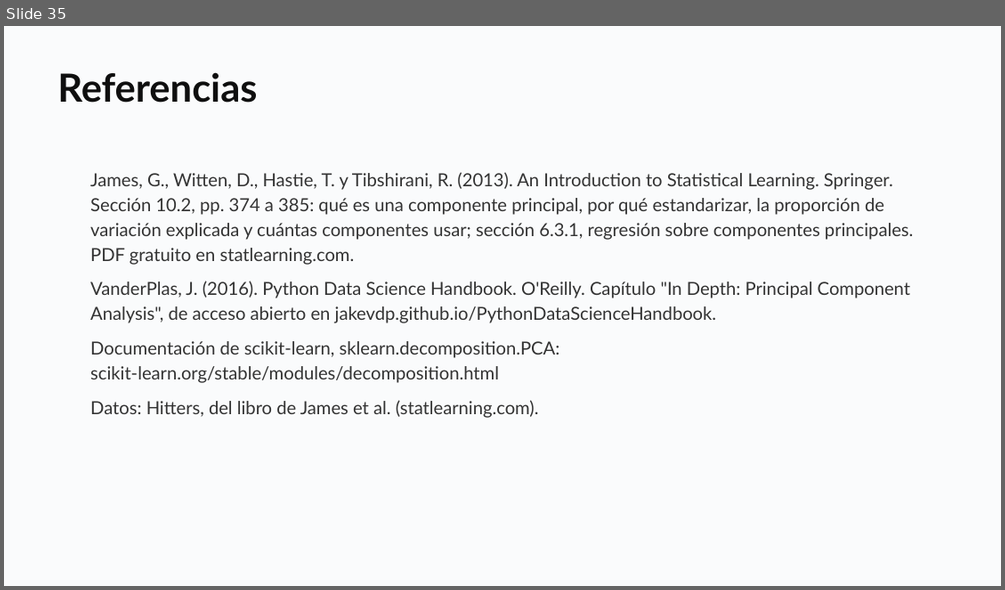
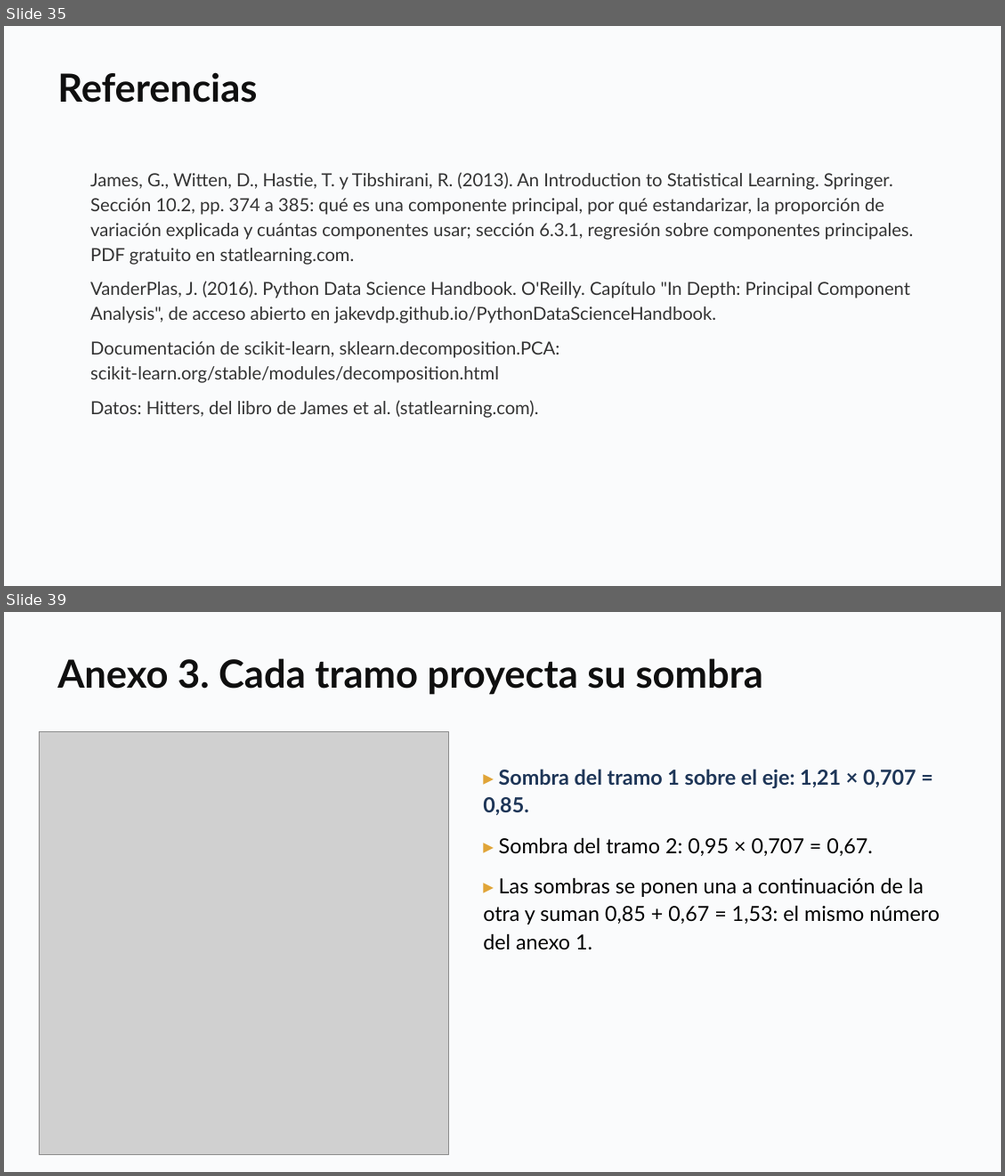
Before and after one commit to daniopitz/diplomado-cdd, a slide deck: presentaciones/clase08_componentes_principales.pptx. Shown one above the other, each under a label of ours: slide 35 before the commit, slides 35 and 39 after it; the slides between them are not shown. The pictures are 1005x590 and 1005x1176 pixels, drawn with LibreOffice and Linux fonts; fonts in the diff are those of the drawing; grey boxes stand for pictures. Boxes give left, top, right and bottom in pixels: in the first picture for what was removed or moved away, otherwise in the second. Text is boxed around its words. In the diff, an @@ line names an element or a change of style, - is before the commit and + after.

```diff
--- a/presentaciones/clase08_componentes_principales.pptx
+++ b/presentaciones/clase08_componentes_principales.pptx
@@ slide 39 added at [4, 612, 1001, 1172], background #FFFFFF @@
@@ rectangle added at [4, 612, 1001, 1172], fill #FAFBFC @@
@@ text added at [57, 658, 763, 695], 28 pt, text #0F0F0F, bold @@
+Anexo 3. Cada tramo proyecta su sombra
@@ picture added at [39, 731, 449, 1155] @@
@@ text added at [483, 769, 939, 949], 15 pt, text #000000 @@
+▸ Sombra del tramo 1 sobre el eje: 1,21 × 0,707 = 0,85.
+▸ Sombra del tramo 2: 0,95 × 0,707 = 0,67.
+▸ Las sombras se ponen una a continuación de la otra y suman 0,85 + 0,67 = 1,53: el mismo número del anexo 1.
```
Also in this commit, not shown: 5 other slides added, 1 other file.
